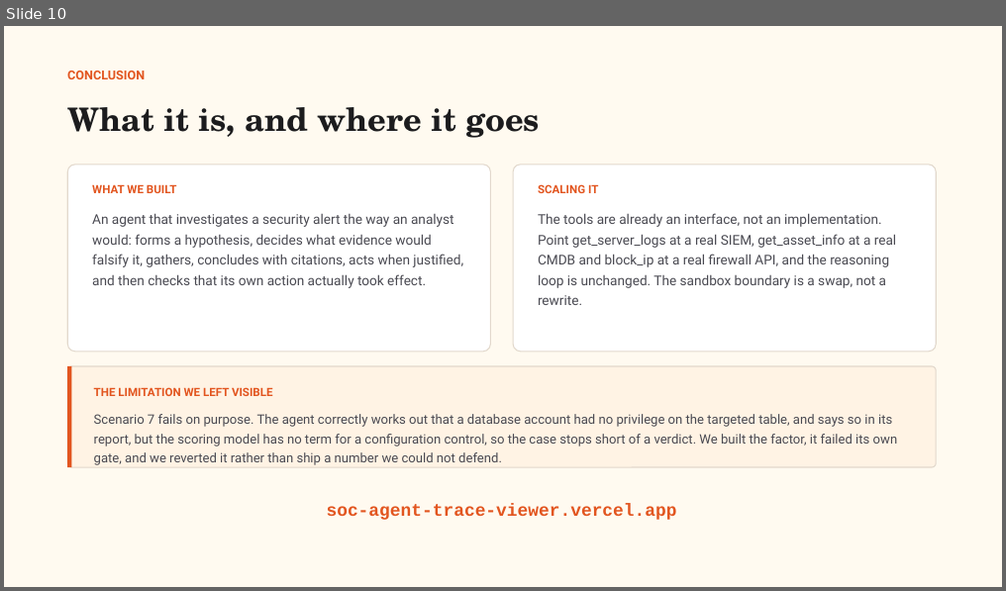
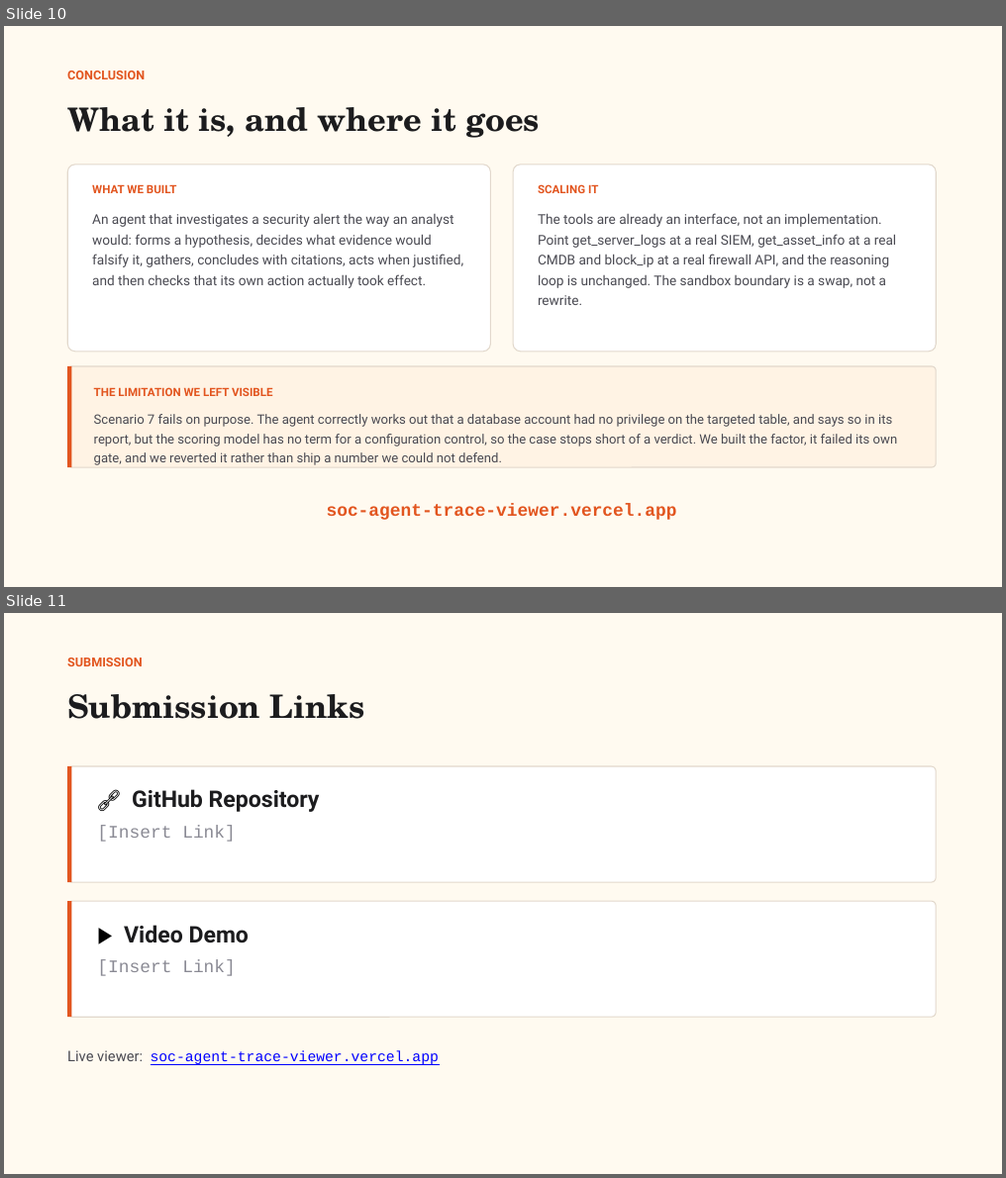
Before and after one commit to Graybeep/Dropout_Autonomous-SOC-Investigation-Response-Agent, a slide deck: deck.pptx. Shown one above the other, each under a label of ours: slide 10 before the commit, slides 10 and 11 after it. The pictures are 1006x591 and 1006x1178 pixels, drawn with LibreOffice and Linux fonts; fonts in the diff are those of the drawing. Boxes give left, top, right and bottom in pixels: in the first picture for what was removed or moved away, otherwise in the second. Text is boxed around its words. In the diff, an @@ line names an element or a change of style, - is before the commit and + after.

Commit message:
Deck: add a Submission Links slide with fillable, clickable links
New final slide with GitHub Repository and Video Demo rows. Both show
"[Insert Link]" until filled.

The links are two constants at the top of tools_make_deck.py, GITHUB_URL and
VIDEO_URL. Once set and the generator is re-run, each URL is written as a real
hyperlink on the text AND as a click action on its whole card, so it works in
slideshow mode rather than only when the text is selected. The live viewer line
beneath is also a working hyperlink.

Verified rather than assumed: built a copy with test URLs and inspected the
slide XML - both text runs carry the hyperlink address and both cards carry
click actions - then rendered both the placeholder and the filled version through
PowerPoint to confirm the layout holds with and without a URL.

```diff
--- a/deck.pptx
+++ b/deck.pptx
@@ slide 11 added at box(4, 613, 1002, 1174), background #FFFFFF @@
@@ rectangle added at box(4, 613, 1002, 1174), fill #FFFAF0 @@
@@ text added at box(67, 658, 142, 666), 12 pt, text #E2551F, bold @@
+SUBMISSION
@@ text added at box(67, 694, 365, 719), 31 pt, text #1C1C1E, bold @@
+Submission Links
@@ rounded rectangle added at box(67, 766, 936, 882), fill #FFFFFF, outline #E2D8CC 1 pt @@
@@ rectangle added at box(67, 766, 72, 882), fill #E2551F @@
@@ text added at box(97, 789, 320, 842), 22 pt, text #1C1C1E, bold @@
+🔗 GitHub Repository
+[Insert Link]
@@ rounded rectangle added at box(67, 901, 936, 1017), fill #FFFFFF, outline #E2D8CC 1 pt @@
@@ rectangle added at box(67, 901, 72, 1017), fill #E2551F @@
@@ text added at box(97, 925, 249, 976), 17 pt, text #8A8A94 @@
+▶️ Video Demo
+[Insert Link]
@@ text added at box(67, 1051, 439, 1065), 14 pt, text #0000FF, underline @@
+Live viewer: soc-agent-trace-viewer.vercel.app
```
Also in this commit, not shown: 1 other file.
